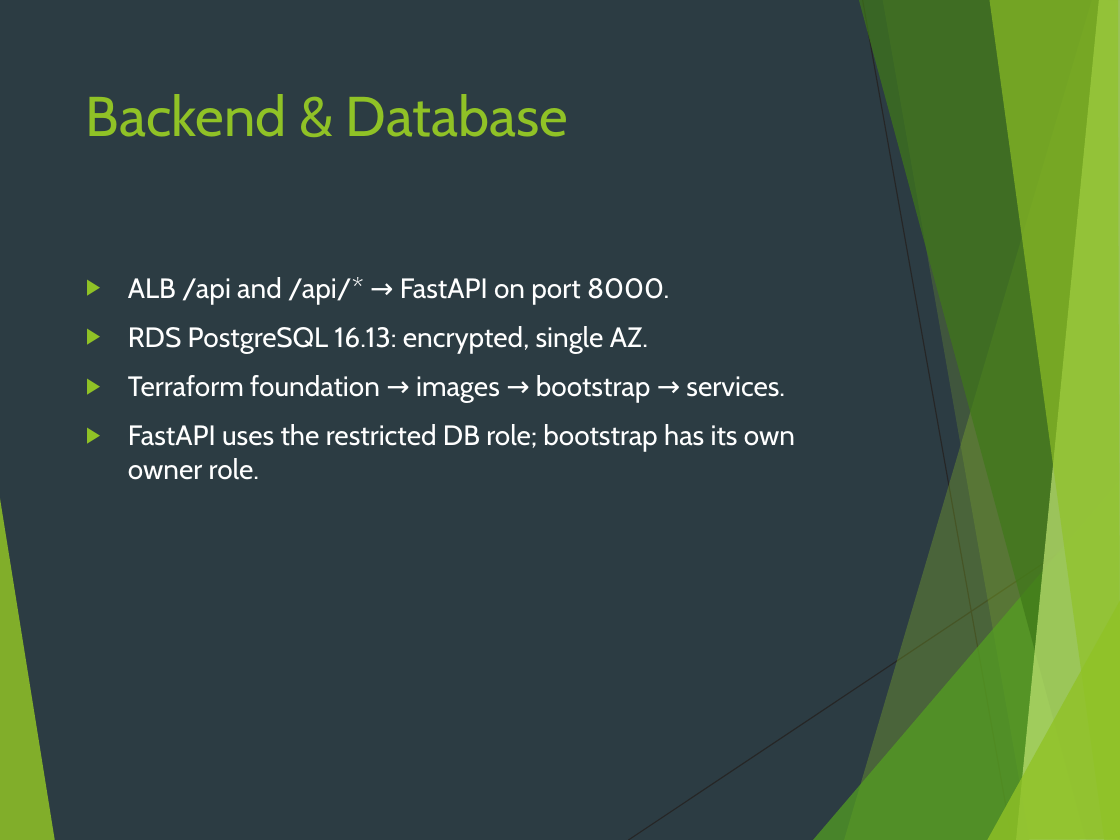
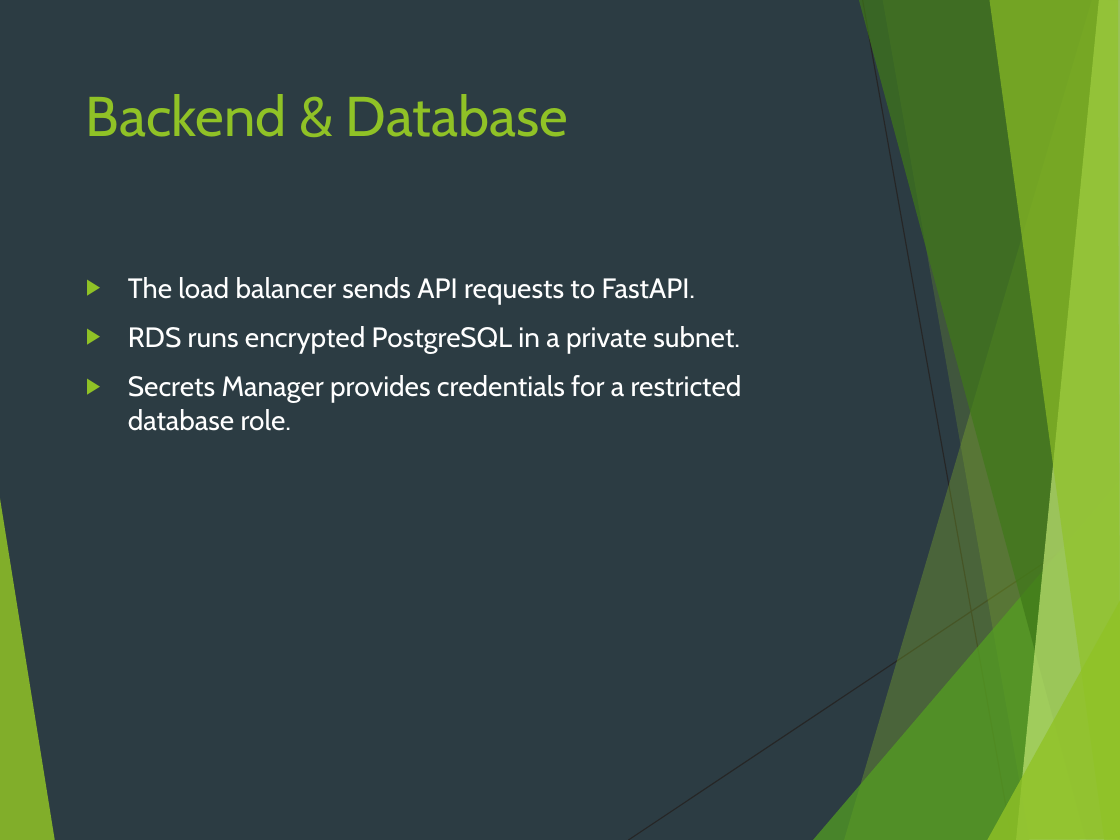
Before and after one commit to venkatasai-kadamati/paylink, a slide deck: slide 9 of cloud_project/artifacts/submission/PayLink_Cloud_Presentation.pptx. Drawn at 1120x840 pixels with LibreOffice and Linux fonts; fonts in the diff are those of the drawing. Boxes give left, top, right and bottom in pixels: in the first picture for what was removed or moved away, otherwise in the second. Text is boxed around its words. In the diff, an @@ line names an element or a change of style, - is before the commit and + after.

```diff
--- a/cloud_project/artifacts/submission/PayLink_Cloud_Presentation.pptx
+++ b/cloud_project/artifacts/submission/PayLink_Cloud_Presentation.pptx
@@ text at bbox=[128, 277, 742, 431]: text changed @@
-▶ ALB /api and /api/* → FastAPI on port 8000.
-▶ RDS PostgreSQL 16.13: encrypted, single AZ.
-▶ Terraform foundation → images → bootstrap → services.
-▶ FastAPI uses the restricted DB role; bootstrap has its own owner role.
+▶ The load balancer sends API requests to FastAPI.
+▶ RDS runs encrypted PostgreSQL in a private subnet.
+▶ Secrets Manager provides credentials for a restricted database role.
```
Also in this commit, not shown: 6 other slides changed, 4 other files.
